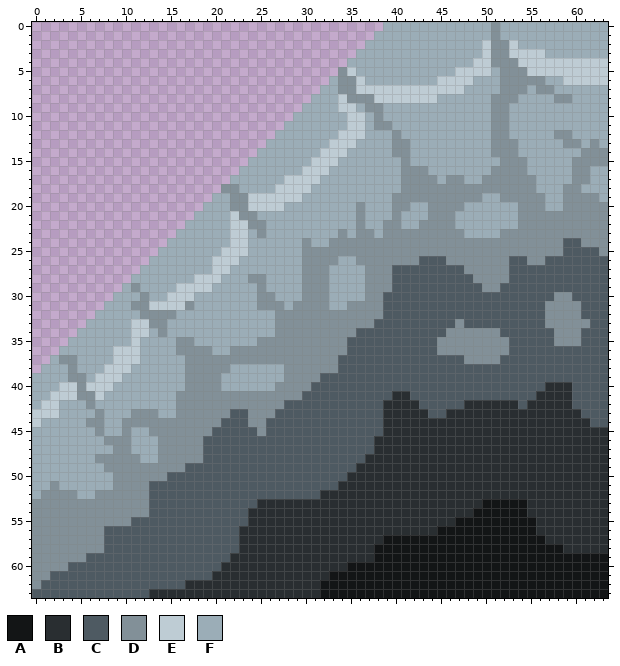
Two versions of one pixel-art file, Art/Raw Files/caveFloorAngled-0008.aseprite. Above, as it was before the edit.
64x64 pixels, 1 frame.
Palette (. is transparent): A #131516  B #292e31  C #4e5a62  D #829098  E #beccd4  F #9badb7
Pixels before (only the part around the change), first column x 0:
28 ...........FFFFFFFEEEFFFDDFFFFDDDFFFFD
29 ..........FDFFFFEEEEFFFFFDFFFFDDDFFFFD
30 .........FFFDFFEEEFFFFFFFDDFFFDDDFFFFD
31 ........FFFDDEEEEDFFFFFFFDDDFDDDDFFDDD
32 .......FFFFFDDDDFFFFFFFFFFFDDDDDDDDDDD
33 ......FFFFFEEDDFFFFFFFFFFFFDDDDDDDDDDD
34 .....FFFFFFEEFDFFFFFFFFFFFFDDDDDDDDDCC
35 ....FFFFFFFEFFFFDDFFFFFFFDDDDDDDDDDCCC
36 ...FFFFFFEEEFFFFDDDDFFDDDDDDDDDDDDDCCC
37 ..FDDFFFFEEEFFFFFDDDDDDDDDDDDDDDDDCCCC
38 .FFFDFFFEEEFFFFFFDDDDDFFFFFFDDDDDDCCCC
39 FFFFDDFEEEFFFFFFFDDDDFFFFFFFDDDDCCCCCC
40 FFFEEDEEEFFFFFFFFDDDDFFFFFFDDDDCCCCCCC
41 FFEEEDDEFFFFFFFFDDDDDDDDDDDDDDCCCCCCCC
42 FEEFFFDFFFFFFFFFDDDDDDDDDDDDCCCCCCCCCC
43 EEEFFFFDFFFDDDFFDDDDDDCCDDDCCCCCCCCCCC
44 EFFFFFDDFFDDDDDDDDDDDCCCDDCCCCCCCCCCCC
45 FFFFFFFDFFDFFDDDDDDDCCCCCDCCCCCCCCCCCC
46 FFFFFFFFDDDFFFDDDDDCCCCCCCCCCCCCCCCCCC
47 FFFFFFFFFDDFFFDDDDDCCCCCCCCCCCCCCCCCCC
48 FFFFFFFDDDDDFFDDDDDCCCCCCCCCCCCCCCCCCB
49 FFFFFFFFDDDDDDDDDCCCCCCCCCCCCCCCCCCCBB
50 FFFFFFFFFDDDDDDCCCCCCCCCCCCCCCCCCCCBBB
51 FFDFFFFFFDDDDCCCCCCCCCCCCCCCCCCCCCBBBB
52 FDDDDFFDDDDDDCCCCCCCCCCCCCCCCCCCBBBBBB
53 DDDDDDDDDDDDDCCCCCCCCCCCCBBBBBBBBBBBBB
54 DDDDDDDDDDDDDCCCCCCCCCCCBBBBBBBBBBBBBB
55 DDDDDDDDDDDCCCCCCCCCCCCCBBBBBBBBBBBBBB
56 DDDDDDDDCCCCCCCCCCCCCCCBBBBBBBBBBBBBBB
57 DDDDDDDDCCCCCCCCCCCCCCCBBBBBBBBBBBBBBB
58 DDDDDDDDCCCCCCCCCCCCCCCBBBBBBBBBBBBBBB
59 DDDDDDCCCCCCCCCCCCCCCCBBBBBBBBBBBBBBBB
60 DDDDCCCCCCCCCCCCCCCCCBBBBBBBBBBBBBBAAA
61 DDCCCCCCCCCCCCCCCCCCBBBBBBBBBBBBBAAAAA
62 DCCCCCCCCCCCCCCCCBBBBBBBBBBBBBBBAAAAAA
63 CCCCCCCCCCCCCBBBBBBBBBBBBBBBBBBBAAAAAA
The result:
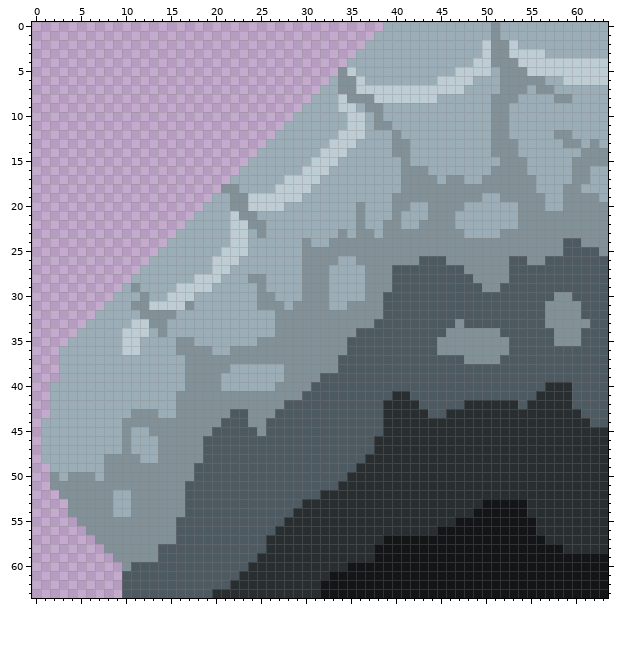
The edit:
{"y":34,"x":10,"old":"F","new":"E"}
{"y":35,"x":10,"old":"F","new":"E"}
{"y":36,"x":9,"old":"E","new":"F"}
{"y":37,"x":2,"old":"FDD","new":".FF"}
{"y":37,"x":9,"old":"EEE","new":"FFF"}
{"y":38,"x":1,"old":"FF","new":".."}
{"y":38,"x":4,"old":"D","new":"F"}
{"y":38,"x":8,"old":"EEE","new":"FFF"}
{"y":39,"x":0,"old":"FFF","new":"..."}
{"y":39,"x":4,"old":"DD","new":"FF"}
{"y":39,"x":7,"old":"EEE","new":"FFF"}
{"y":40,"x":0,"old":"FF","new":".."}
{"y":40,"x":3,"old":"EEDEEE","new":"FFFFFF"}
{"y":41,"x":0,"old":"FFEEEDDE","new":"..FFFFFF"}
{"y":42,"x":0,"old":"FEE","new":"..F"}
{"y":42,"x":6,"old":"D","new":"F"}
{"y":43,"x":0,"old":"EEE","new":"..F"}
{"y":43,"x":7,"old":"D","new":"F"}
{"y":44,"x":0,"old":"E","new":"."}
{"y":44,"x":6,"old":"DD","new":"FF"}
{"y":45,"x":0,"old":"F","new":"."}
{"y":45,"x":7,"old":"D","new":"F"}
{"y":46,"x":0,"old":"F","new":"."}
{"y":46,"x":8,"old":"DD","new":"FF"}
{"y":47,"x":0,"old":"F","new":"."}
{"y":47,"x":9,"old":"D","new":"F"}
{"y":48,"x":0,"old":"F","new":"."}
{"y":48,"x":7,"old":"D","new":"F"}
{"y":49,"x":0,"old":"FF","new":".."}
{"y":49,"x":17,"old":"C","new":"D"}
{"y":50,"x":0,"old":"FFF","new":"..D"}
{"y":50,"x":4,"old":"FFF","new":"DDD"}
{"y":50,"x":8,"old":"F","new":"D"}
{"y":50,"x":15,"old":"CCC","new":"DDD"}
{"y":51,"x":0,"old":"FF","new":".."}
{"y":51,"x":3,"old":"FFFFFF","new":"DDDDDD"}
{"y":51,"x":13,"old":"CCCC","new":"DDDD"}
{"y":52,"x":0,"old":"FDD","new":"..."}
{"y":52,"x":5,"old":"FF","new":"DD"}
{"y":52,"x":9,"old":"DD","new":"FF"}
{"y":52,"x":13,"old":"CCCC","new":"DDDD"}
{"y":53,"x":0,"old":"DDDD","new":"...."}
{"y":53,"x":9,"old":"DD","new":"FF"}
{"y":53,"x":13,"old":"CCCC","new":"DDDD"}
{"y":53,"x":25,"old":"BBBBB","new":"CCCCC"}
{"y":54,"x":0,"old":"DDDD","new":"...."}
{"y":54,"x":9,"old":"DD","new":"FF"}
{"y":54,"x":13,"old":"CCCC","new":"DDDD"}
{"y":54,"x":24,"old":"BBBBB","new":"CCCCC"}
{"y":55,"x":0,"old":"DDDDD","new":"....."}
{"y":55,"x":11,"old":"CCCCC","new":"DDDDD"}
{"y":55,"x":24,"old":"BBBB","new":"CCCC"}
{"y":56,"x":0,"old":"DDDDDD","new":"......"}
{"y":56,"x":8,"old":"CCCCCCCC","new":"DDDDDDDD"}
{"y":56,"x":23,"old":"BBBB","new":"CCCC"}
{"y":57,"x":0,"old":"DDDDDDD","new":"......."}
{"y":57,"x":8,"old":"CCCCCCCC","new":"DDDDDDDD"}
{"y":57,"x":23,"old":"BBB","new":"CCC"}
{"y":58,"x":0,"old":"DDDDDDDDCCCCCC","new":"........DDDDDD"}
{"y":58,"x":23,"old":"BBB","new":"CCC"}
{"y":59,"x":0,"old":"DDDDDDCCCCCCCC","new":".........DDDDD"}
{"y":59,"x":22,"old":"BBB","new":"CCC"}
{"y":60,"x":0,"old":"DDDDCCCCCCC","new":"..........D"}
{"y":60,"x":21,"old":"BBB","new":"CCC"}
{"y":61,"x":0,"old":"DDCCCCCCCC","new":".........."}
{"y":61,"x":20,"old":"BBB","new":"CCC"}
{"y":62,"x":0,"old":"DCCCCCCCCC","new":".........."}
{"y":62,"x":17,"old":"BBBBB","new":"CCCCC"}
{"y":63,"x":0,"old":"CCCCCCCCCC","new":".........."}
{"y":63,"x":13,"old":"BBBBBBB","new":"CCCCCCC"}
{"label":"changed","picture_box":[32,328,302,598]}
